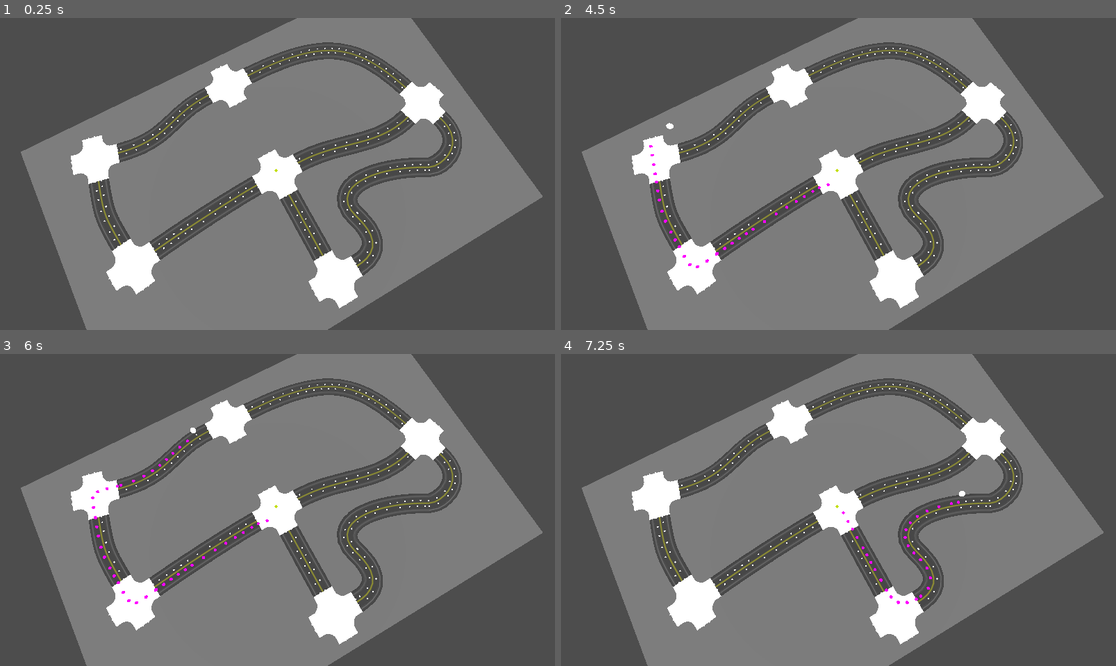
Above: before the commit, frames 1-4 (two rows, left to right).
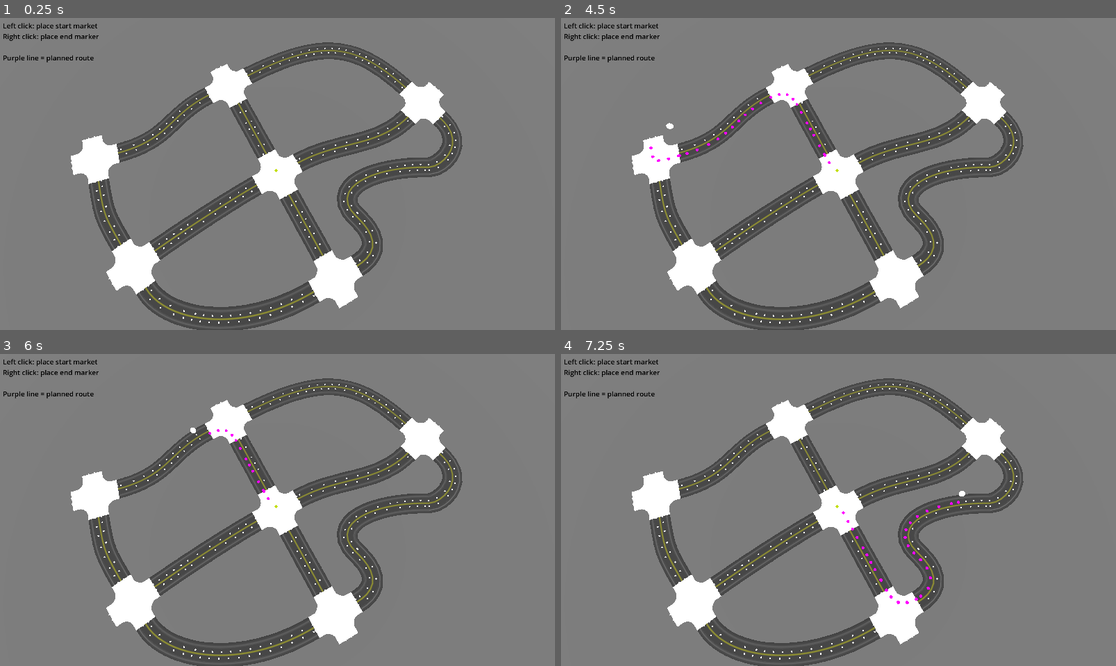
Above: after the commit, the same moments.

Repository: TheDuckCow/godot-road-generator
Game: Godot game, scene res://demo/navigation/astar_lane_graph.tscn
Same seed, same stepped clock (60 frames per second), same inputs: the game is played once before the commit and once after it. The project has no main scene, so this scene is started directly.
Inputs (mouse positions are in pixels of both pictures, inside the frame that each line leads up to):
- Up to frame 1 (0.25 s): no input
- Up to frame 2 (4.5 s): tap Enter at 0.5, 2, 3.5 s; move the mouse to (960, 158) at 0.52 s; hold Right (ui_right) 0.53-1.25 s; hold Ctrl 0.53-1.25 s; click (960, 158) at 0.67 s; tap Space at 1.25, 2.75, 4.25 s; drag from (727, 189) to (810, 236) at 1.27 s; move the mouse to (894, 105) at 2.02 s; hold Right (ui_right) 2.03-2.75 s; hold Ctrl 2.03-2.75 s; click (894, 105) at 2.17 s; drag from (810, 236) to (672, 127) at 2.77 s; move the mouse to (1005, 220) at 3.52 s; hold Left (ui_left) 3.53-4.25 s; hold Ctrl 3.53-4.25 s; click (1005, 220) at 3.67 s; drag from (672, 127) to (755, 96) at 4.27 s
- Up to frame 3 (6 s): move the mouse to (305, 510) at 5.02 s; hold Down (ui_down) 5.03-5.75 s; hold Ctrl 5.03-5.75 s; click (305, 510) at 5.17 s; drag from (194, 432) to (166, 525) at 5.77 s
- Up to frame 4 (7.25 s): move the mouse to (960, 494) at 6.52 s; hold Up (ui_up) from 6.53 s (still down); hold Ctrl from 6.53 s (still down); click (960, 494) at 6.67 s

The runs differ from the first frame. In frame 1, 38% of the frame differs, in the area x 0-100%, y 0-100%; in frame 2, 38%; in frame 3, 38%; in frame 4, 38%.

Commit message:
Adding extra lane connection, UI overlay, extending ground to fill view

Diff:
--- a/demo/navigation/astar_lane_graph.tscn
+++ b/demo/navigation/astar_lane_graph.tscn
@@ -22,10 +22,10 @@
 
 [sub_resource type="PlaneMesh" id="PlaneMesh_nidkg"]
 material = SubResource("StandardMaterial3D_evk4j")
-size = Vector2(300, 200)
+size = Vector2(500, 500)
 
 [sub_resource type="BoxShape3D" id="BoxShape3D_ye8u6"]
-size = Vector3(300, 1, 200)
+size = Vector3(500, 1, 500)
 
 [sub_resource type="StandardMaterial3D" id="StandardMaterial3D_rnb1w"]
 shading_mode = 0
@@ -73,9 +73,9 @@
 
 [node name="4way_1x1_1" parent="RoadManager" instance=ExtResource("5_p8dyk")]
 draw_lanes_editor = true
-edge_containers = Array[NodePath]([NodePath(""), NodePath("../Road_001"), NodePath("../Road_007"), NodePath("../Road_003")])
-edge_rp_targets = Array[NodePath]([NodePath(""), NodePath("Node3D"), NodePath("Node3D2"), NodePath("Node3D2")])
-edge_rp_target_dirs = Array[int]([-1, 1, 0, 1])
+edge_containers = Array[NodePath]([NodePath("../Road_002"), NodePath("../Road_001"), NodePath("../Road_007"), NodePath("../Road_003")])
+edge_rp_targets = Array[NodePath]([NodePath("Node3D3"), NodePath("Node3D"), NodePath("Node3D2"), NodePath("Node3D2")])
+edge_rp_target_dirs = Array[int]([0, 1, 0, 1])
 
 [node name="Road_001" type="Node3D" parent="RoadManager"]
 script = ExtResource("3_uojm1")
@@ -109,20 +109,20 @@
 [node name="4way_1x1" parent="RoadManager" instance=ExtResource("5_p8dyk")]
 transform = Transform3D(1, 0, 0, 0, 1, 0, 0, 0, 1, 0, 0, 77)
 draw_lanes_editor = true
-edge_containers = Array[NodePath]([NodePath("../Road_001"), NodePath(""), NodePath(""), NodePath("../Road_002")])
-edge_rp_targets = Array[NodePath]([NodePath("Node3D001"), NodePath(""), NodePath(""), NodePath("Node3D")])
-edge_rp_target_dirs = Array[int]([0, -1, -1, 1])
+edge_containers = Array[NodePath]([NodePath("../Road_001"), NodePath(""), NodePath("../Road_002"), NodePath("../Road_002")])
+edge_rp_targets = Array[NodePath]([NodePath("Node3D001"), NodePath(""), NodePath("Node3D5"), NodePath("Node3D")])
+edge_rp_target_dirs = Array[int]([0, -1, 0, 1])
 
 [node name="Road_002" type="Node3D" parent="RoadManager"]
 script = ExtResource("3_uojm1")
 use_lowpoly_preview = true
 generate_ai_lanes = true
 draw_lanes_editor = true
-edge_containers = Array[NodePath]([NodePath("../4way_1x1"), NodePath("../4way_1x2")])
-edge_rp_targets = Array[NodePath]([NodePath("RP_004"), NodePath("RP_002")])
-edge_rp_target_dirs = Array[int]([0, 0])
-edge_rp_locals = Array[NodePath]([NodePath("Node3D"), NodePath("Node3D003")])
-edge_rp_local_dirs = Array[int]([1, 0])
+edge_containers = Array[NodePath]([NodePath("../4way_1x1"), NodePath("../4way_1x2"), NodePath("../4way_1x3"), NodePath("../4way_1x1_1"), NodePath("../4way_1x5"), NodePath("../4way_1x1")])
+edge_rp_targets = Array[NodePath]([NodePath("RP_004"), NodePath("RP_002"), NodePath("RP_002"), NodePath("RP_001"), NodePath("RP_002"), NodePath("RP_003")])
+edge_rp_target_dirs = Array[int]([0, 0, 0, 1, 0, 1])
+edge_rp_locals = Array[NodePath]([NodePath("Node3D"), NodePath("Node3D003"), NodePath("Node3D2"), NodePath("Node3D3"), NodePath("Node3D4"), NodePath("Node3D5")])
+edge_rp_local_dirs = Array[int]([1, 0, 1, 0, 1, 0])
 
 [node name="Node3D" type="Node3D" parent="RoadManager/Road_002"]
 transform = Transform3D(-4.37114e-08, 0, 1, 0, 1, 0, -1, 0, -4.37114e-08, 16, 0, 77)
@@ -161,6 +161,42 @@
 prior_mag = 27.2123
 next_mag = 8.0
 prior_pt_init = NodePath("../Node3D002")
+
+[node name="Node3D2" type="Node3D" parent="RoadManager/Road_002"]
+transform = Transform3D(1, 0, 0, 0, 1, 0, 0, 0, 1, 0, 0, -59)
+script = ExtResource("4_4lmnd")
+traffic_dir = Array[int]([2, 1])
+lanes = Array[int]([5, 5])
+prior_mag = 8.0
+next_mag = 8.0
+next_pt_init = NodePath("../Node3D3")
+
+[node name="Node3D3" type="Node3D" parent="RoadManager/Road_002"]
+transform = Transform3D(1, 0, 0, 0, 1, 0, 0, 0, 1, 0, 0, -16)
+script = ExtResource("4_4lmnd")
+traffic_dir = Array[int]([2, 1])
+lanes = Array[int]([5, 5])
+prior_mag = 8.0
+next_mag = 8.0
+prior_pt_init = NodePath("../Node3D2")
+
+[node name="Node3D4" type="Node3D" parent="RoadManager/Road_002"]
+transform = Transform3D(0.993364, 0, 0.115016, 0, 1, 0, -0.115016, 0, 0.993364, -108.314, 0, 23.6885)
+script = ExtResource("4_4lmnd")
+traffic_dir = Array[int]([2, 1])
+lanes = Array[int]([5, 5])
+prior_mag = 8.0
+next_mag = 24.3812
+next_pt_init = NodePath("../Node3D5")
+
+[node name="Node3D5" type="Node3D" parent="RoadManager/Road_002"]
+transform = Transform3D(-4.37114e-08, 0, 1, 0, 1, 0, -1, 0, -4.37114e-08, -16, 0, 77)
+script = ExtResource("4_4lmnd")
+traffic_dir = Array[int]([2, 1])
+lanes = Array[int]([5, 5])
+prior_mag = 52.2335
+next_mag = 8.0
+prior_pt_init = NodePath("../Node3D4")
 
 [node name="4way_1x2" parent="RoadManager" instance=ExtResource("5_p8dyk")]
 transform = Transform3D(0.965926, 0, 0.258819, 0, 1, 0, -0.258819, 0, 0.965926, 117.289, 0, 4.63556)
@@ -201,9 +237,9 @@
 [node name="4way_1x3" parent="RoadManager" instance=ExtResource("5_p8dyk")]
 transform = Transform3D(1, 0, 0, 0, 1, 0, 0, 0, 1, 0, 0, -75)
 draw_lanes_editor = true
-edge_containers = Array[NodePath]([NodePath(""), NodePath(""), NodePath("../Road_005"), NodePath("../Road_004")])
-edge_rp_targets = Array[NodePath]([NodePath(""), NodePath(""), NodePath("Node3D002"), NodePath("Node3D2")])
-edge_rp_target_dirs = Array[int]([-1, -1, 0, 1])
+edge_containers = Array[NodePath]([NodePath(""), NodePath("../Road_002"), NodePath("../Road_005"), NodePath("../Road_004")])
+edge_rp_targets = Array[NodePath]([NodePath(""), NodePath("Node3D2"), NodePath("Node3D002"), NodePath("Node3D2")])
+edge_rp_target_dirs = Array[int]([-1, 1, 0, 1])
 
 [node name="Road_004" type="Node3D" parent="RoadManager"]
 script = ExtResource("3_uojm1")
@@ -302,9 +338,9 @@
 [node name="4way_1x5" parent="RoadManager" instance=ExtResource("5_p8dyk")]
 transform = Transform3D(0.993364, 0, 0.115016, 0, 1, 0, -0.115016, 0, 0.993364, -110.154, 0, 7.79466)
 draw_lanes_editor = true
-edge_containers = Array[NodePath]([NodePath("../Road_006"), NodePath(""), NodePath(""), NodePath("../Road_007")])
-edge_rp_targets = Array[NodePath]([NodePath("Node3D001"), NodePath(""), NodePath(""), NodePath("Node3D")])
-edge_rp_target_dirs = Array[int]([0, -1, -1, 1])
+edge_containers = Array[NodePath]([NodePath("../Road_006"), NodePath("../Road_002"), NodePath(""), NodePath("../Road_007")])
+edge_rp_targets = Array[NodePath]([NodePath("Node3D001"), NodePath("Node3D4"), NodePath(""), NodePath("Node3D")])
+edge_rp_target_dirs = Array[int]([0, 1, -1, 1])
 
 [node name="Road_007" type="Node3D" parent="RoadManager"]
 script = ExtResource("3_uojm1")
@@ -353,3 +389,27 @@
 
 [node name="DirectionalLight3D" type="DirectionalLight3D" parent="."]
 transform = Transform3D(1, 0, 0, 0, 0.258819, 0.965926, 0, -0.965926, 0.258819, 0, 250, 0)
+
+[node name="UI" type="Control" parent="."]
+layout_mode = 3
+anchors_preset = 15
+anchor_right = 1.0
+anchor_bottom = 1.0
+offset_left = 10.0
+offset_top = 10.0
+offset_right = -10.0
+offset_bottom = -10.0
+grow_horizontal = 2
+grow_vertical = 2
+mouse_filter = 2
+
+[node name="instructions" type="Label" parent="UI"]
+layout_mode = 1
+offset_right = 187.0
+offset_bottom = 49.0
+theme_override_colors/font_color = Color(0, 0, 0, 1)
+theme_override_font_sizes/font_size = 24
+text = "Left click: place start market
+Right click: place end marker
+
+Purple line = planned route"
